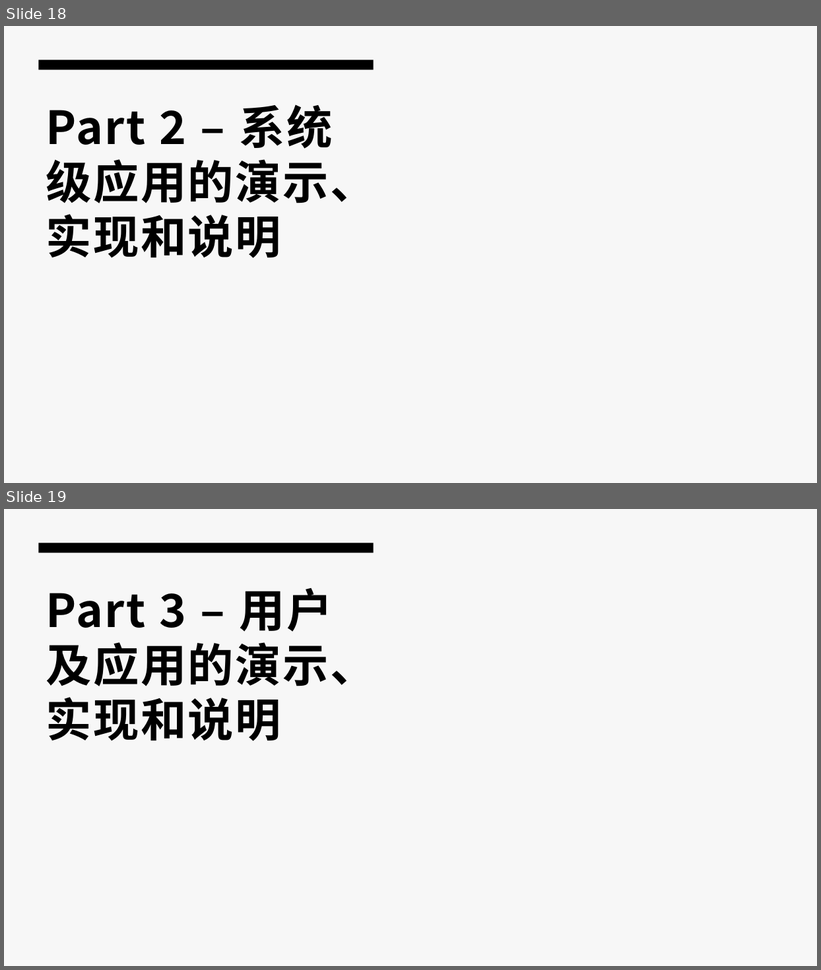
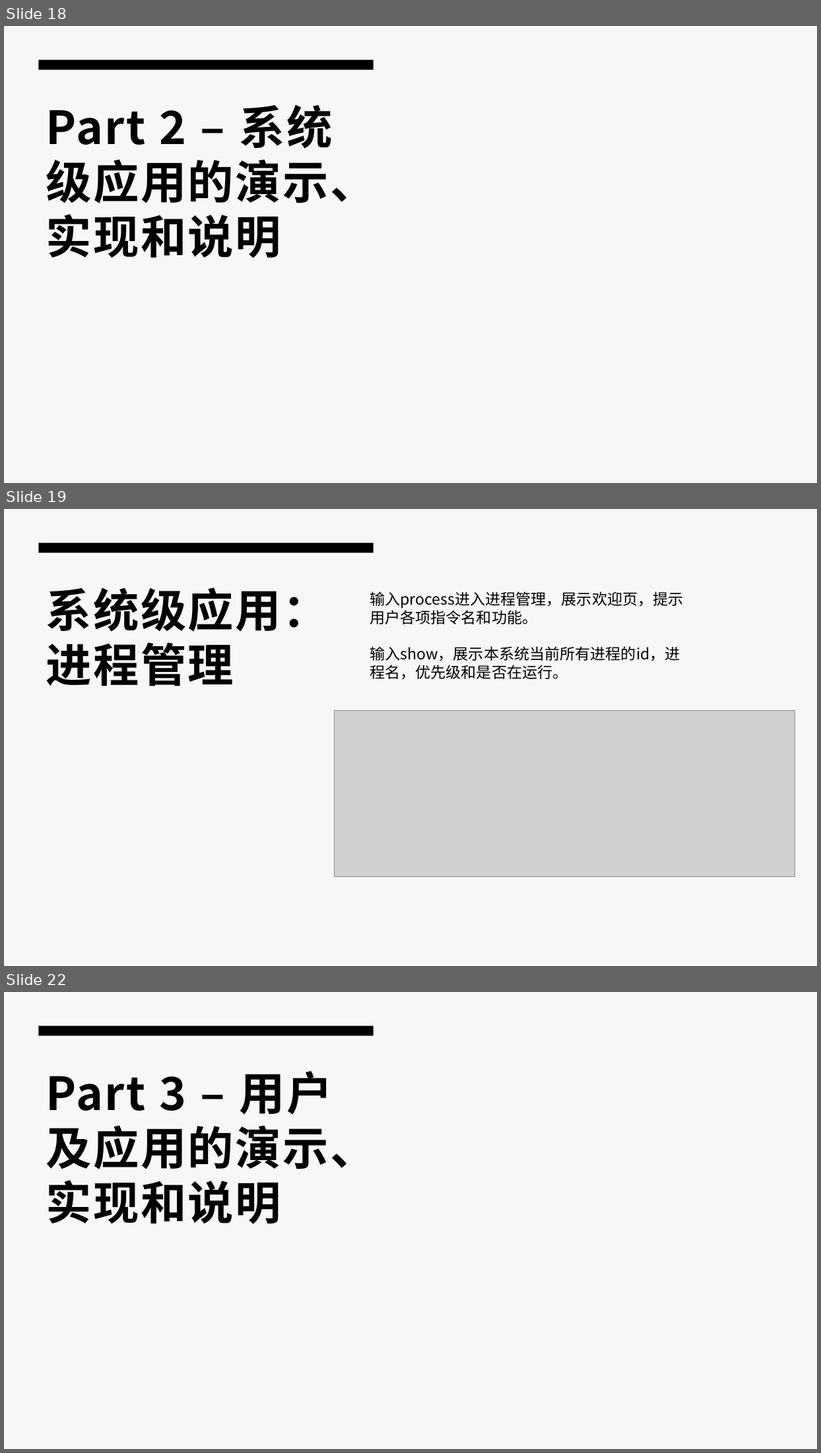
Before and after one commit to Crestina2001/OS_design, a slide deck: 19组/unknownOS - 2021年操作系统课程设计演示.pptx. Shown one above the other, each under a label of ours: slides 18 and 19 before the commit, slides 18, 19 and 22 after it; the slides between them are not shown. The pictures are 821x970 and 821x1453 pixels, drawn with LibreOffice and Linux fonts; fonts in the diff are those of the drawing; grey boxes stand for pictures. Boxes give left, top, right and bottom in pixels: in the first picture for what was removed or moved away, otherwise in the second. Text is boxed around its words. In the diff, an @@ line names an element or a change of style, - is before the commit and + after.

```diff
--- a/19组/unknownOS - 2021年操作系统课程设计演示.pptx
+++ b/19组/unknownOS - 2021年操作系统课程设计演示.pptx
@@ slide 19 added at (x1=4, y1=509, x2=817, y2=966), background #F7F7F7; not listed: 1 template element that a slide beside it also shows @@
@@ title added at (x1=46, y1=588, x2=328, y2=687), 54 pt, text #000000, bold @@
+系统级应用：
+进程管理
@@ text added at (x1=370, y1=591, x2=683, y2=680), 18 pt, text #000000 @@
+输入process进入进程管理，展示欢迎页，提示用户各项指令名和功能。
+输入show，展示本系统当前所有进程的id，进程名，优先级和是否在运行。
@@ picture added at (x1=335, y1=710, x2=795, y2=877) @@
@@ what was slide 19 is now slide 22 @@
```
Also in this commit, not shown: 4 other slides added.
